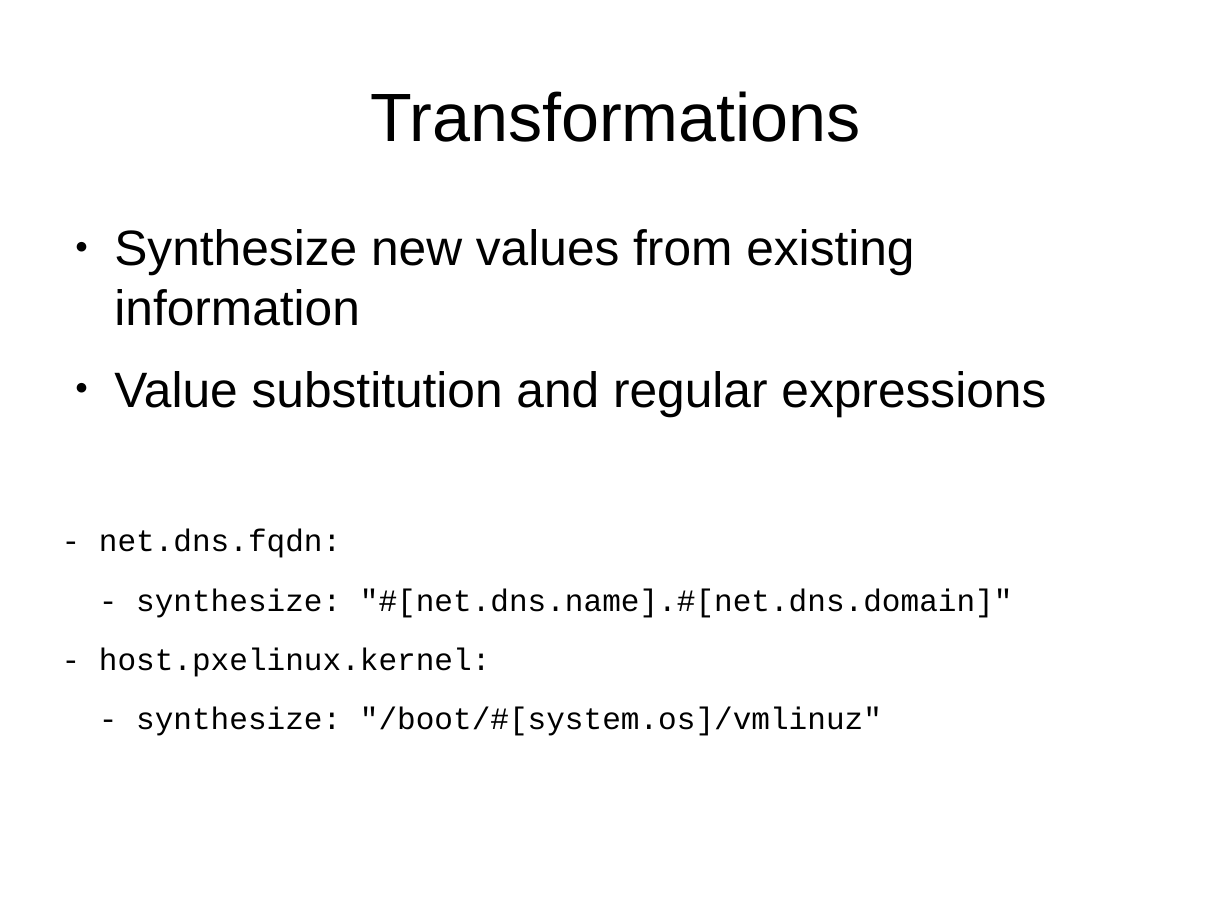
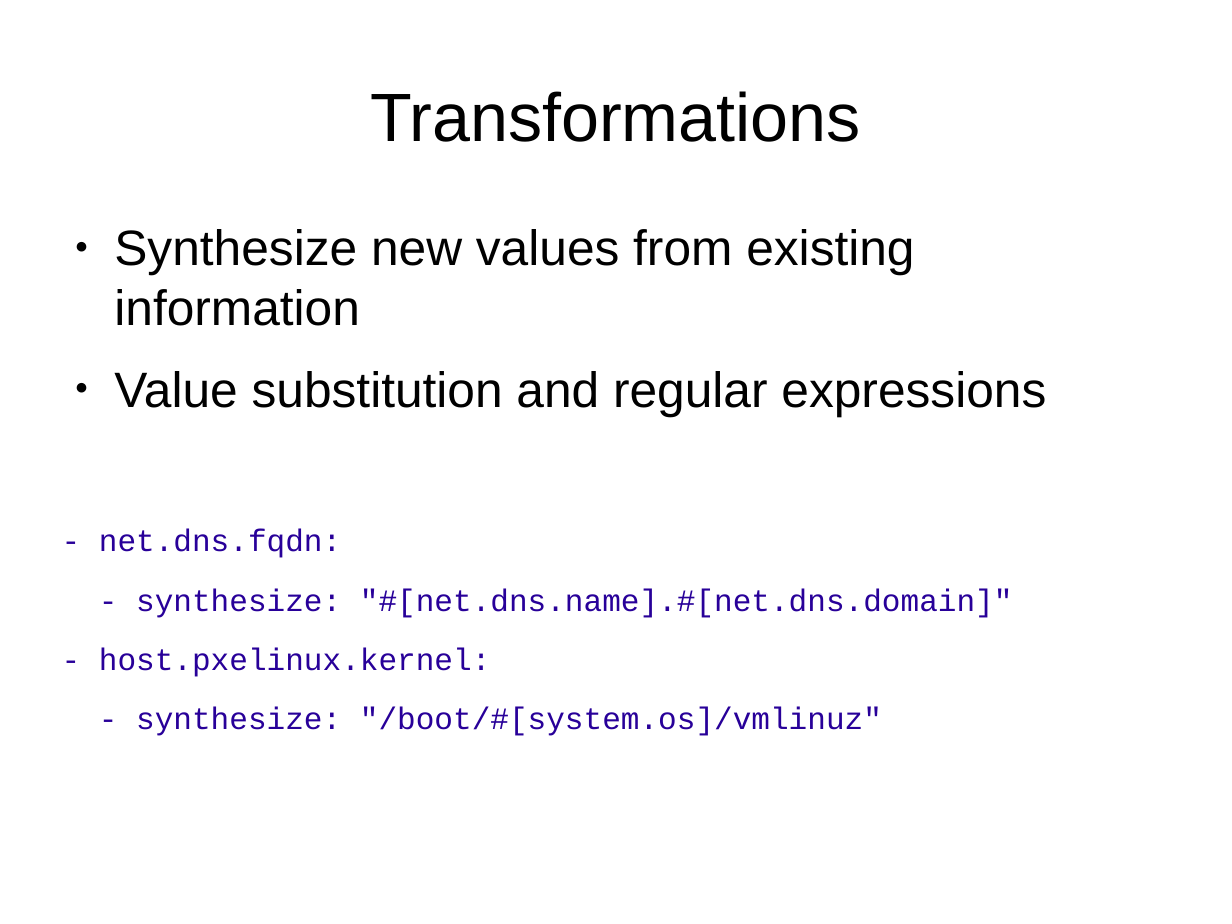
Before and after one commit to saab-simc-admin/palletjack, a slide deck: slide 5 of lca2017-presentation.odp (slide 4 before the commit). Drawn at 1232x924 pixels with LibreOffice and Linux fonts; fonts in the diff are those of the drawing. Boxes give left, top, right and bottom in pixels: in the first picture for what was removed or moved away, otherwise in the second. Text is boxed around its words. In the diff, an @@ line names an element or a change of style, - is before the commit and + after.

```diff
--- a/lca2017-presentation.odp
+++ b/lca2017-presentation.odp
@@ text at [99, 529, 1013, 736]: text colour #000000 to #280099 in "- net.dns.fqdn:", "- synthesize: "#[net.dns.name].#[net.dns.domain]"", "- host.pxelinux.kernel:", "- synthesize: "/boot/#[system.os]/vmlinuz"" @@
```
Also in this commit, not shown: 6 other slides changed, 1 slide added.
